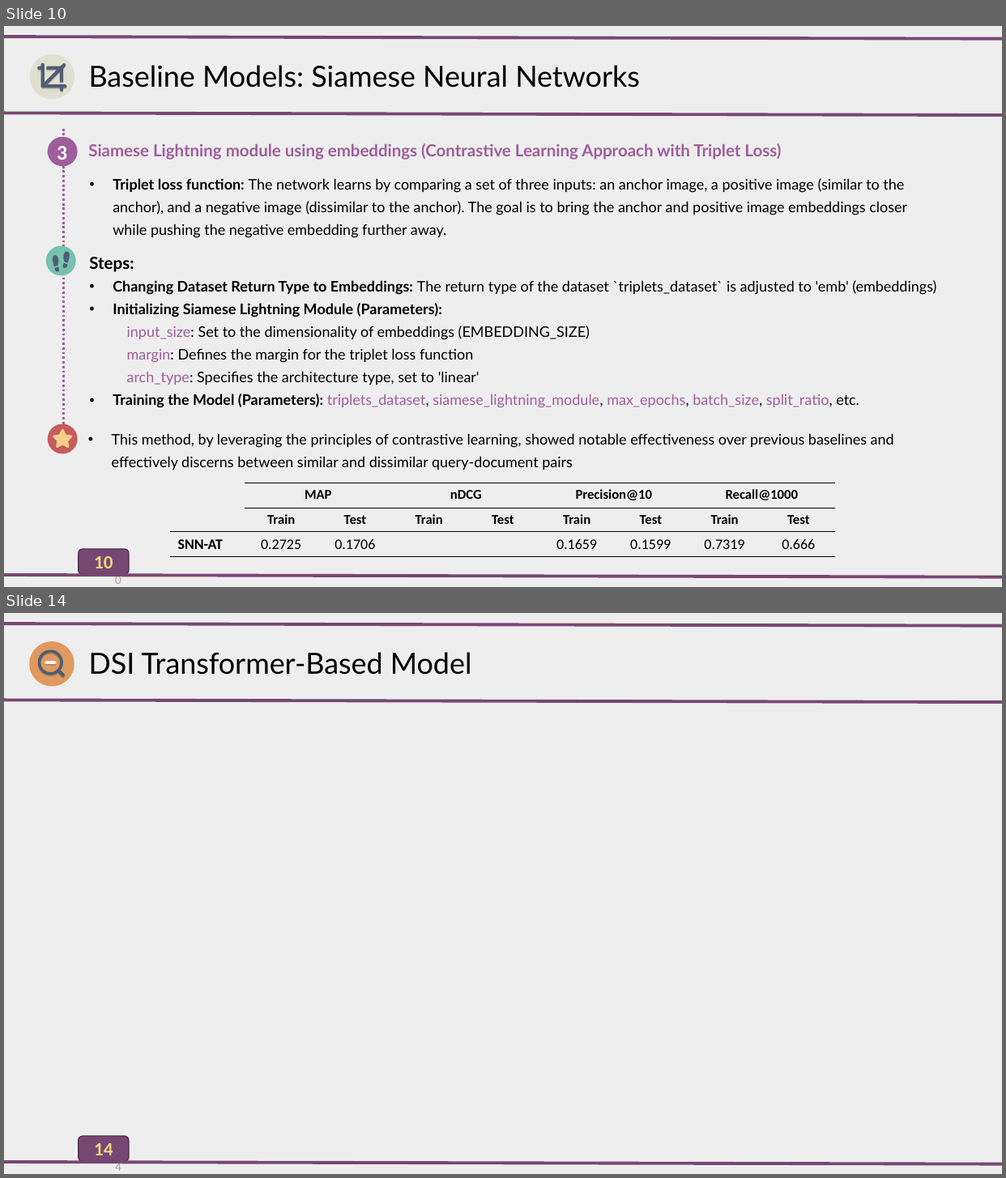
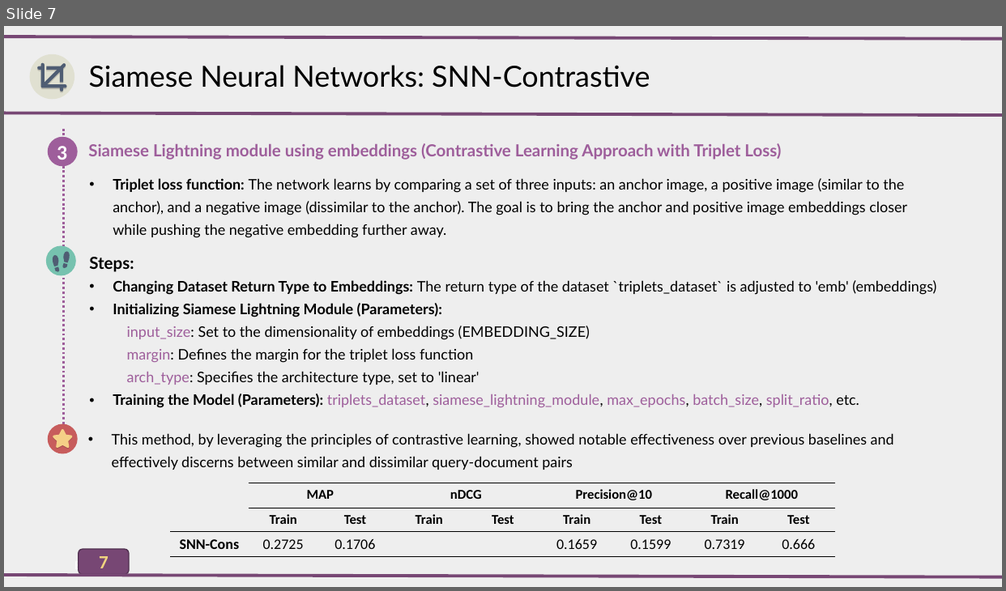
Before and after one commit to AlirezaAccelerates/IR_DSI_project, a slide deck: D/[P] Information Retrieval Project.pptx. Shown one above the other, each under a label of ours: slides 10 and 14 before the commit, slide 7 after it; the slides between them are not shown. The pictures are 1006x1178 and 1006x591 pixels, drawn with LibreOffice and Linux fonts; fonts in the diff are those of the drawing. Boxes give left, top, right and bottom in pixels: in the first picture for what was removed or moved away, otherwise in the second. Text is boxed around its words. In the diff, an @@ line names an element or a change of style, - is before the commit and + after.

```diff
--- a/D/[P] Information Retrieval Project.pptx
+++ b/D/[P] Information Retrieval Project.pptx
@@ slide 14 removed at box(4, 613, 1002, 1174), background #EEEEEE; not listed: 2 template elements that a slide beside it also shows @@
@@ line removed from (4, 624) to (1002, 626) @@
@@ group removed at box(29, 641, 74, 687): 5 freeform shapes, 1 ellipse @@
@@ text removed at box(89, 652, 472, 675) @@
-DSI Transformer-Based Model
@@ line removed from (4, 700) to (1002, 702) @@
@@ rounded rectangle removed at box(78, 1136, 128, 1161) @@
-14
@@ line removed from (4, 1162) to (1002, 1165) @@
@@ what was slide 10 is now slide 7 @@
@@ slide 7 changed as well @@
@@ text at box(89, 65, 650, 88): text changed @@
-Baseline Models: Siamese Neural Networks
+Siamese Neural Networks: SNN-Contrastive
@@ table at box(170, 484, 837, 557) @@
-row 3, column 1: SNN-AT
+row 3, column 1: SNN-Cons
@@ page number removed at box(94, 557, 113, 569) @@
-10
@@ text in rounded rectangle at box(99, 557, 108, 569): text changed @@
-10
+7
```
Also in this commit, not shown: 9 other slides changed, 1 slide added, 6 other slides removed, 1 other file.
